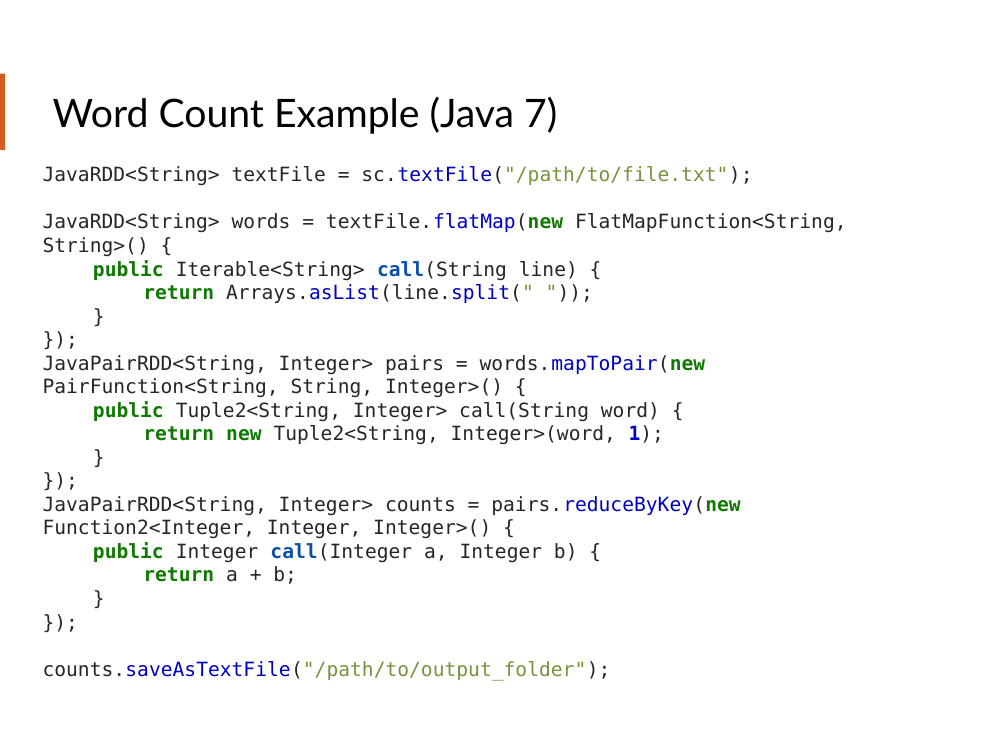
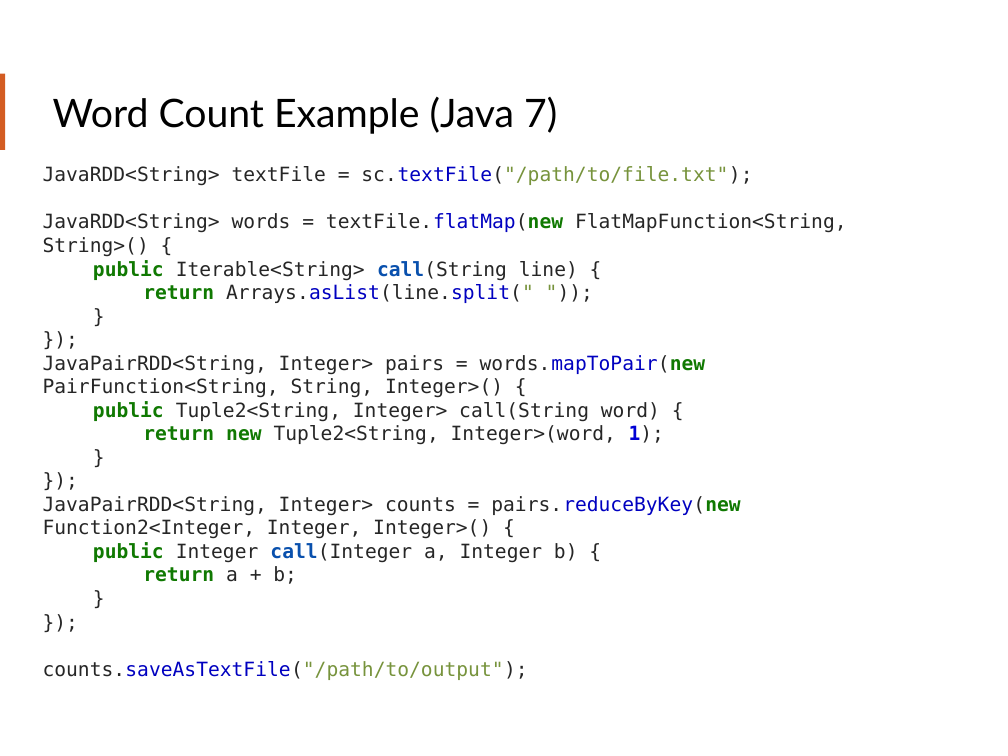
Before and after one commit to teamclairvoyant/intro-to-spark, a slide deck: slide 38 of Intro to Apache Spark Slides.pptx. Drawn at 1008x756 pixels with LibreOffice and Linux fonts; fonts in the diff are those of the drawing. Boxes give left, top, right and bottom in pixels: in the first picture for what was removed or moved away, otherwise in the second. Text is boxed around its words. In the diff, an @@ line names an element or a change of style, - is before the commit and + after.

```diff
--- a/Intro to Apache Spark Slides.pptx
+++ b/Intro to Apache Spark Slides.pptx
@@ text at <box>43,661,528,680</box>: text changed @@
-counts.saveAsTextFile("/path/to/output_folder");
+counts.saveAsTextFile("/path/to/output");
```
Also in this commit, not shown: 5 other slides changed.
